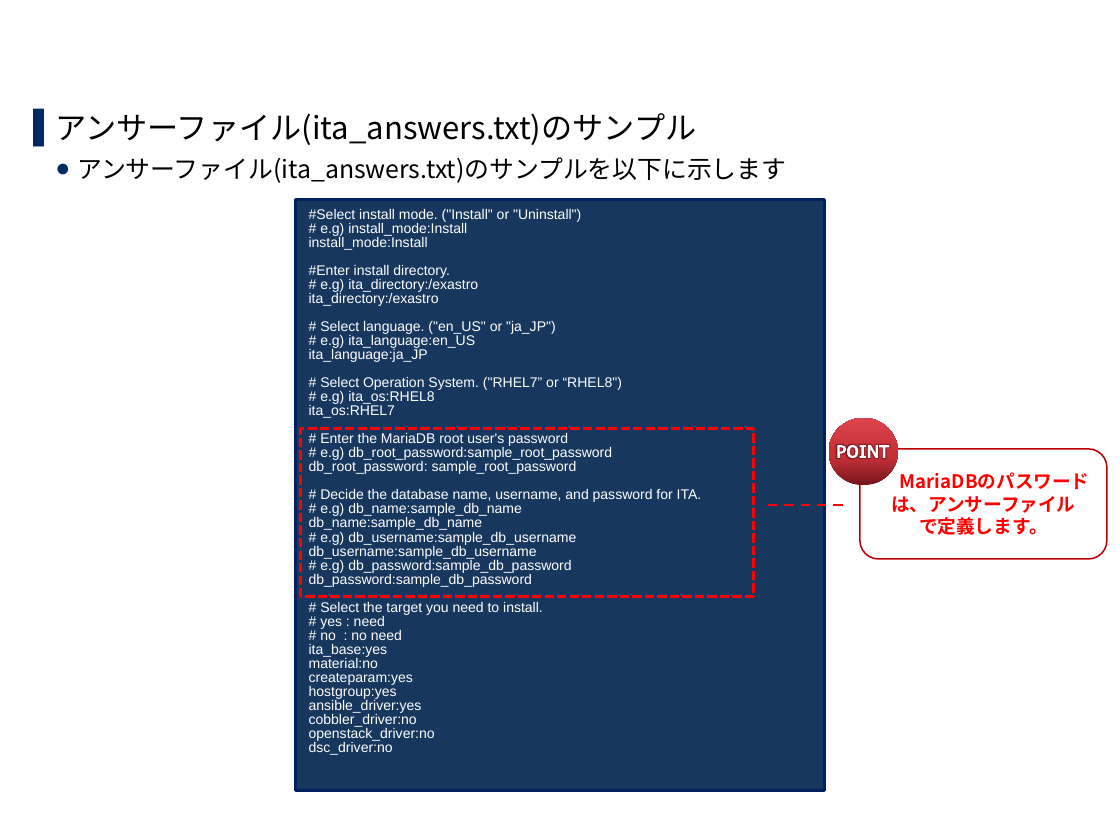
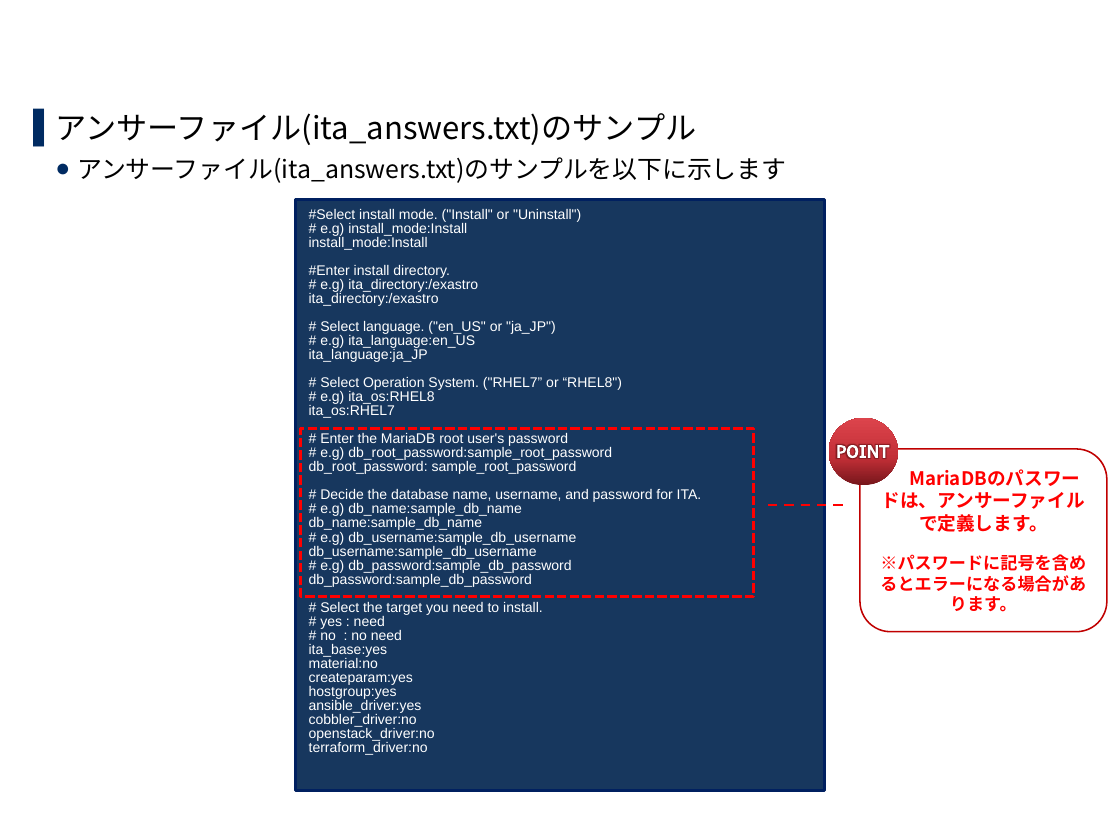
Before and after one commit to exastro-suite/it-automation-docs, a slide deck: slide 17 of asset/Learn_ja/ITA-online-install_ja.pptx. Drawn at 1120x840 pixels with LibreOffice and Linux fonts; fonts in the diff are those of the drawing; background and template pictures are left out. Boxes give left, top, right and bottom in pixels: in the first picture for what was removed or moved away, otherwise in the second. Text is boxed around its words. In the diff, an @@ line names an element or a change of style, - is before the commit and + after.

```diff
--- a/asset/Learn_ja/ITA-online-install_ja.pptx
+++ b/asset/Learn_ja/ITA-online-install_ja.pptx
@@ rounded rectangle "MariaDBのパスワードは、アンサーファイル": place and size @@
-rounded rectangle "MariaDBのパスワードは、アンサーファイル" at (860,449,1107,559)
+rounded rectangle "MariaDBのパスワードは、アンサーファイル" at (860,449,1107,632)
@@ rounded rectangle "MariaDBのパスワードは、アンサーファイル" at (860,449,1107,632): vertical alignment middle to top @@
@@ text in rounded rectangle at (880,554,1086,612): paragraph added @@
+※パスワードに記号を含めるとエラーになる場合があります。
@@ text in rectangle at (309,742,428,755): text changed @@
-dsc_driver:no
+terraform_driver:no
```
Also in this commit, not shown: 5 other slides changed.
